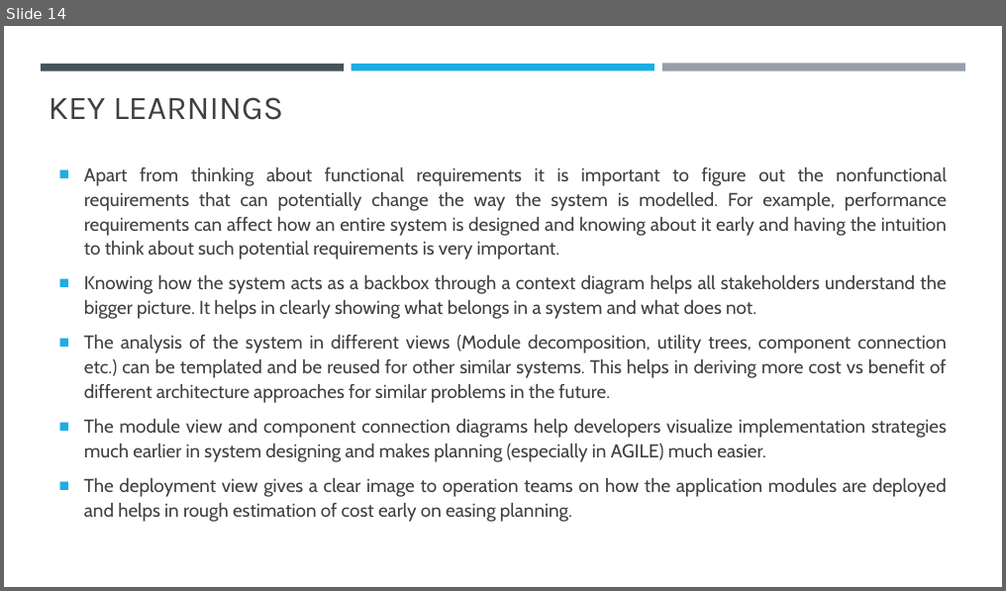
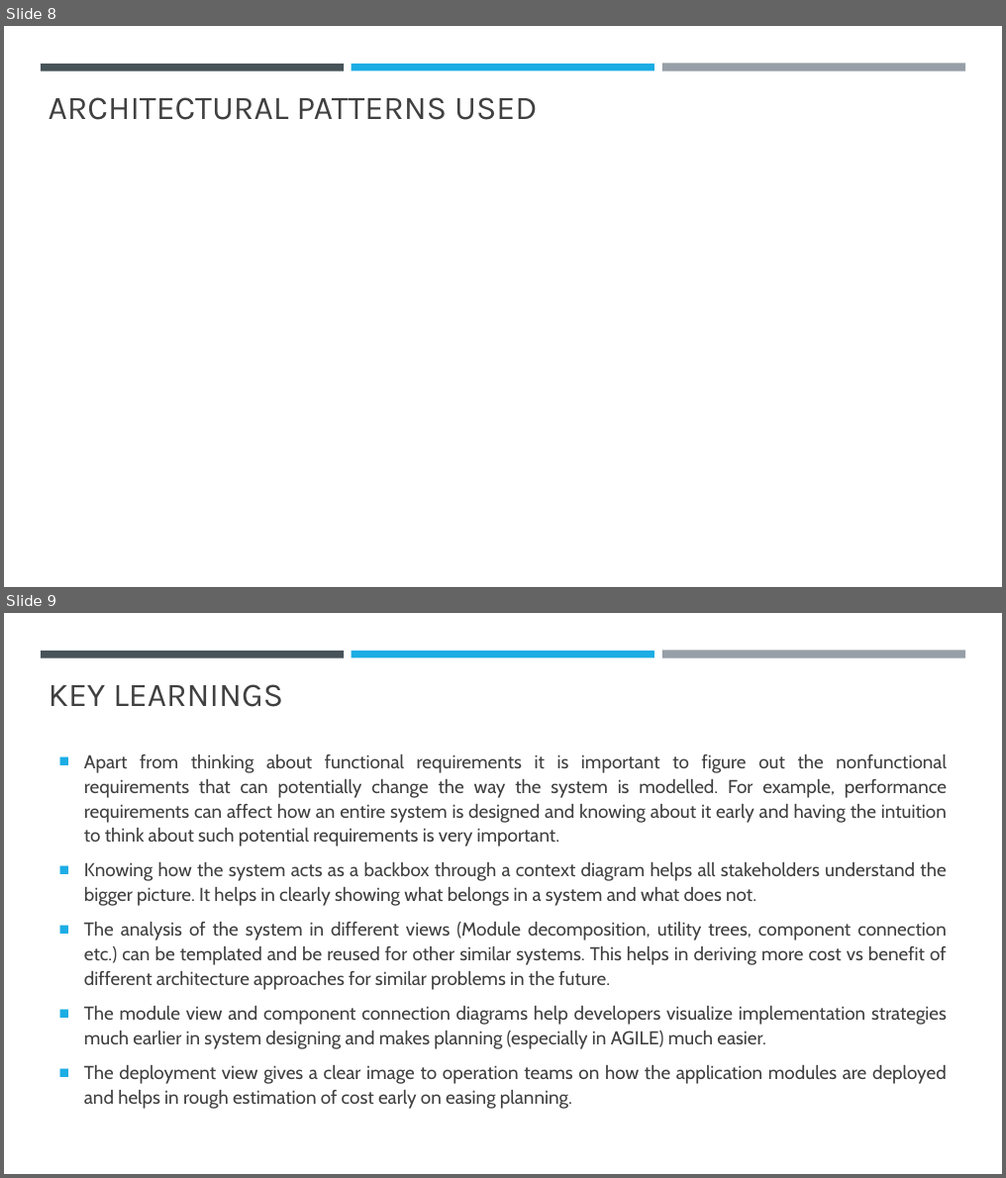
Before and after one commit to Akhilsudh/BITS-Assignment, a slide deck: Semester 2/Software Architecture/Assignment 2/SA-Assignment-2021MT12054.pptx. Shown one above the other, each under a label of ours: slide 14 before the commit, slides 8 and 9 after it. The pictures are 1006x591 and 1006x1178 pixels, drawn with LibreOffice and Linux fonts; fonts in the diff are those of the drawing. Boxes give left, top, right and bottom in pixels: in the first picture for what was removed or moved away, otherwise in the second. Text is boxed around its words. In the diff, an @@ line names an element or a change of style, - is before the commit and + after.

```diff
--- a/Semester 2/Software Architecture/Assignment 2/SA-Assignment-2021MT12054.pptx
+++ b/Semester 2/Software Architecture/Assignment 2/SA-Assignment-2021MT12054.pptx
@@ slide 8 added at [4,26,1002,587], background #FFFFFF; not listed: 3 template elements that a slide beside it also shows @@
@@ title added at [49,97,537,120], 32 pt, text #404040 @@
+ARCHITECTURAL PATTERNS USED
@@ what was slide 14 is now slide 9 @@
```
Also in this commit, not shown: 3 slides changed, 4 other slides added, 10 slides removed, 9 other files.
